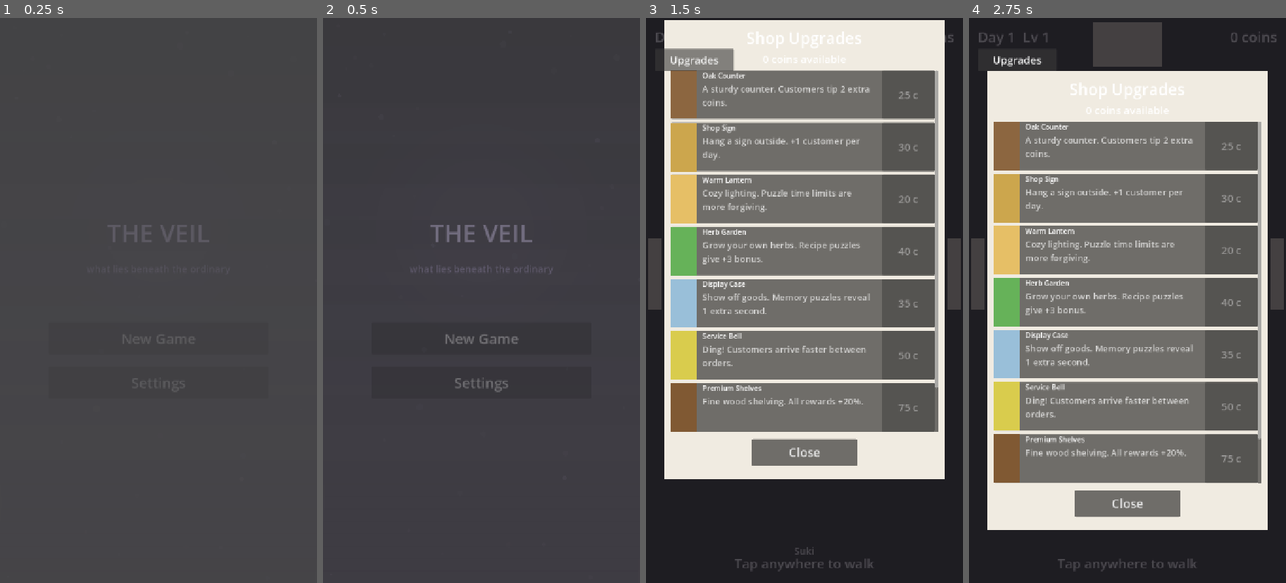
Above: before the commit, frames 1-4 (left to right).
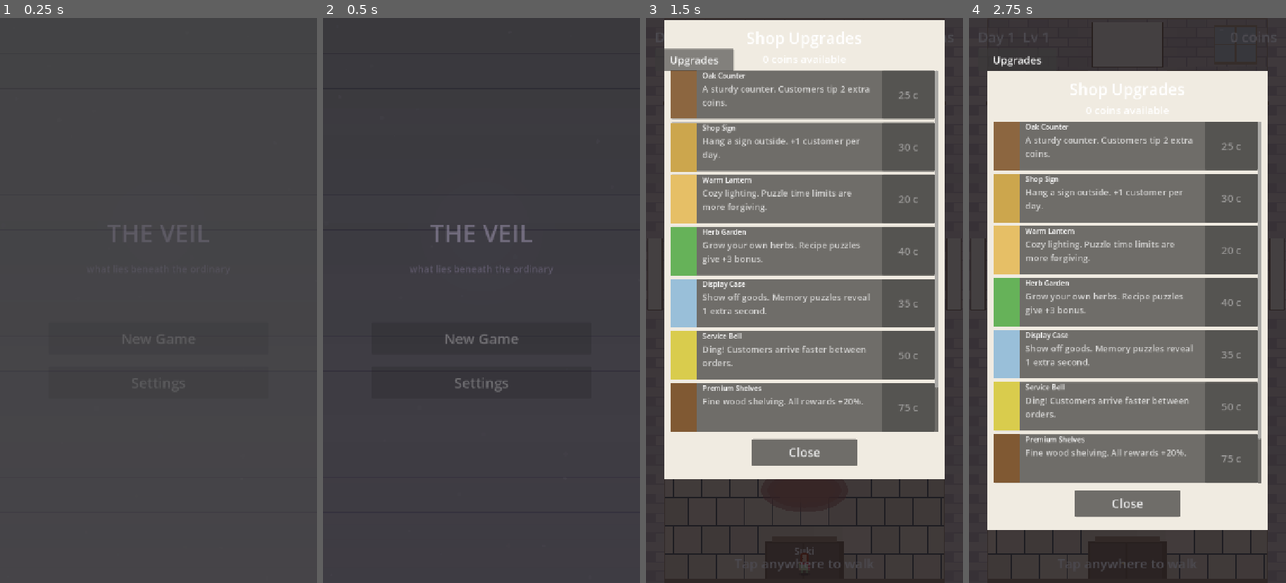
Above: after the commit, the same moments.

Repository: nkongecraig-max/theveil
Game: Godot game, scene res://scenes/main/main_menu.tscn
Two runs of this game, one before a commit and one after it. Both use one fixed random seed, a clock stepped at 60 frames per second and the inputs below.
Inputs:
- Up to frame 1 (0.25 s): no input
- Up to frame 2 (0.5 s): no input
- Up to frame 3 (1.5 s): click "New Game" at 0.5 s; click "Upgrades" at 1.25 s
- Up to frame 4 (2.75 s): click "Upgrades" at 2 s

The runs differ from the first frame. In frame 3, 23% of the frame differs, in the area x 0-100%, y 0-100%; in frame 4, 20%.
Error before the commit: Parse Error: Too few arguments for "draw_ellipse()" call. Expected at least 4 but received 2. (res://scripts/visual/draw_utils.gd:106)

Commit message:
Fix visual crash — draw_ellipse call errors, menu Control type
- draw_ellipse is custom static, not a CanvasItem builtin
- Menu background must extend Control (not Node2D) under Control tree

Co-Authored-By: Claude Opus 4.6 <noreply@anthropic.com>

Diff:
--- a/scripts/main/main_menu.gd
+++ b/scripts/main/main_menu.gd
@@ -11,9 +11,8 @@
 
 func _ready() -> void:
 	# Add atmospheric background
-	var bg_node = Node2D.new()
+	var bg_node = Control.new()
 	bg_node.name = "MenuBG"
-	bg_node.z_index = -10
 	bg_node.set_script(load("res://scripts/visual/menu_background.gd"))
 	add_child(bg_node)
 	move_child(bg_node, 0)
--- a/scripts/visual/draw_utils.gd
+++ b/scripts/visual/draw_utils.gd
@@ -103,7 +103,7 @@
 static func draw_character(canvas: CanvasItem, pos: Vector2, body_color: Color, hair_color: Color, size: float = 1.0) -> void:
 	var s = size
 	# Shadow
-	canvas.draw_ellipse(Rect2(pos.x - 14 * s, pos.y + 14 * s, 28 * s, 8 * s), Color(0, 0, 0, 0.15))
+	draw_ellipse(canvas, Rect2(pos.x - 14 * s, pos.y + 14 * s, 28 * s, 8 * s), Color(0, 0, 0, 0.15))
 	# Body
 	canvas.draw_rect(Rect2(pos.x - 10 * s, pos.y - 4 * s, 20 * s, 22 * s), body_color)
 	# Shirt detail
@@ -127,14 +127,14 @@
 	match item_id:
 		"bread":
 			# Loaf shape
-			canvas.draw_ellipse(Rect2(pos.x - 10 * s, pos.y - 6 * s, 20 * s, 12 * s), Color(0.82, 0.68, 0.38))
+			draw_ellipse(canvas, Rect2(pos.x - 10 * s, pos.y - 6 * s, 20 * s, 12 * s), Color(0.82, 0.68, 0.38))
 			canvas.draw_arc(pos, 8 * s, deg_to_rad(200), deg_to_rad(340), 6, Color(0.65, 0.5, 0.25), 1.5 * s)
 		"herbs":
 			# Leaf cluster
 			for i in 3:
 				var angle = deg_to_rad(-30 + i * 30)
 				var leaf_pos = pos + Vector2(cos(angle), sin(angle)) * 4 * s
-				canvas.draw_ellipse(Rect2(leaf_pos.x - 4 * s, leaf_pos.y - 7 * s, 8 * s, 14 * s), Color(0.35, 0.6, 0.3))
+				draw_ellipse(canvas, Rect2(leaf_pos.x - 4 * s, leaf_pos.y - 7 * s, 8 * s, 14 * s), Color(0.35, 0.6, 0.3))
 			canvas.draw_line(pos + Vector2(0, 4 * s), pos + Vector2(0, 10 * s), Color(0.3, 0.45, 0.2), 2 * s)
 		"tea":
 			# Cup
@@ -146,8 +146,8 @@
 			# Candle body
 			canvas.draw_rect(Rect2(pos.x - 4 * s, pos.y - 2 * s, 8 * s, 14 * s), Color(0.92, 0.88, 0.75))
 			# Flame
-			canvas.draw_ellipse(Rect2(pos.x - 3 * s, pos.y - 10 * s, 6 * s, 10 * s), Color(0.95, 0.75, 0.2))
-			canvas.draw_ellipse(Rect2(pos.x - 1.5 * s, pos.y - 8 * s, 3 * s, 6 * s), Color(0.95, 0.9, 0.5))
+			draw_ellipse(canvas, Rect2(pos.x - 3 * s, pos.y - 10 * s, 6 * s, 10 * s), Color(0.95, 0.75, 0.2))
+			draw_ellipse(canvas, Rect2(pos.x - 1.5 * s, pos.y - 8 * s, 3 * s, 6 * s), Color(0.95, 0.9, 0.5))
 		"soap":
 			# Bar shape
 			canvas.draw_rect(Rect2(pos.x - 7 * s, pos.y - 5 * s, 14 * s, 10 * s), Color(0.72, 0.58, 0.78))
@@ -159,7 +159,7 @@
 			canvas.draw_arc(pos + Vector2(0, 2 * s), 8 * s, deg_to_rad(0), deg_to_rad(180), 10, Color(0.7, 0.5, 0.35), 3 * s)
 			canvas.draw_line(pos + Vector2(-8 * s, 2 * s), pos + Vector2(8 * s, 2 * s), Color(0.7, 0.5, 0.35), 2 * s)
 			# Rim
-			canvas.draw_ellipse(Rect2(pos.x - 9 * s, pos.y - 2 * s, 18 * s, 6 * s), Color(0.75, 0.55, 0.38))
+			draw_ellipse(canvas, Rect2(pos.x - 9 * s, pos.y - 2 * s, 18 * s, 6 * s), Color(0.75, 0.55, 0.38))
 		_:
 			# Generic box
 			canvas.draw_rect(Rect2(pos.x - 8 * s, pos.y - 8 * s, 16 * s, 16 * s), Color(0.7, 0.65, 0.6))
--- a/scripts/visual/menu_background.gd
+++ b/scripts/visual/menu_background.gd
@@ -1,40 +1,39 @@
-extends Node2D
+extends Control
 
 ## MenuBackground - Atmospheric procedural background for the main menu.
-## Misty, mysterious, with floating particles suggesting "the veil."
+## Uses Control (not Node2D) since it's parented under a Control tree.
 
 var particles: Array[Dictionary] = []
 var time: float = 0.0
-var veil_offset: float = 0.0
 
 func _ready() -> void:
+	set_anchors_preset(Control.PRESET_FULL_RECT)
+	mouse_filter = Control.MOUSE_FILTER_IGNORE
 	var rng = RandomNumberGenerator.new()
 	rng.seed = 99
-	# Create floating particles
-	for i in 40:
+	for i in 30:
 		particles.append({
 			"x": rng.randf_range(0, 720),
 			"y": rng.randf_range(0, 1280),
-			"speed": rng.randf_range(5, 25),
-			"size": rng.randf_range(2, 8),
-			"alpha": rng.randf_range(0.05, 0.2),
-			"drift": rng.randf_range(-10, 10),
+			"speed": rng.randf_range(5, 20),
+			"size": rng.randf_range(2, 6),
+			"alpha": rng.randf_range(0.05, 0.15),
+			"drift": rng.randf_range(-8, 8),
 			"phase": rng.randf_range(0, TAU),
 		})
 
 func _process(delta: float) -> void:
 	time += delta
-	veil_offset += delta * 8.0
 	queue_redraw()
 
 func _draw() -> void:
-	# Deep background gradient
+	# Background gradient
 	var top_color = Color(0.08, 0.07, 0.12)
 	var mid_color = Color(0.12, 0.1, 0.18)
 	var bot_color = Color(0.15, 0.12, 0.2)
-	var band_h = 1280.0 / 20.0
-	for i in 20:
-		var t = float(i) / 20.0
+	var band_h = 1280.0 / 16.0
+	for i in 16:
+		var t = float(i) / 16.0
 		var c: Color
 		if t < 0.5:
 			c = top_color.lerp(mid_color, t * 2.0)
@@ -42,32 +41,32 @@
 			c = mid_color.lerp(bot_color, (t - 0.5) * 2.0)
 		draw_rect(Rect2(0, i * band_h, 720, band_h + 1), c)
 
-	# Veil layers (horizontal misty bands)
-	for i in 6:
-		var y = 200 + i * 150 + sin(time * 0.3 + i) * 30
+	# Misty veil bands
+	for i in 5:
+		var y = 200 + i * 180 + sin(time * 0.3 + i) * 25
 		var alpha = 0.03 + sin(time * 0.5 + i * 0.8) * 0.015
-		draw_rect(Rect2(-20, y, 760, 80), Color(0.6, 0.55, 0.7, alpha))
+		draw_rect(Rect2(0, y, 720, 60), Color(0.6, 0.55, 0.7, alpha))
 
 	# Floating particles
 	for p in particles:
-		var px = fmod(p["x"] + sin(time * 0.5 + p["phase"]) * p["drift"], 740.0)
-		var py = fmod(p["y"] - time * p["speed"], 1300.0)
-		if py < -10:
-			py += 1300.0
-		if px < -10:
-			px += 740.0
+		var px = fmod(p["x"] + sin(time * 0.5 + p["phase"]) * p["drift"], 720.0)
+		var py = fmod(p["y"] - time * p["speed"], 1280.0)
+		if py < 0:
+			py += 1280.0
+		if px < 0:
+			px += 720.0
 		var alpha = p["alpha"] * (0.7 + sin(time * 1.5 + p["phase"]) * 0.3)
 		draw_circle(Vector2(px, py), p["size"], Color(0.7, 0.65, 0.8, alpha))
 
-	# Central glow (where title sits)
-	for r in 5:
-		var radius = 120 + r * 40
-		var alpha = 0.025 - r * 0.004
-		draw_circle(Vector2(360, 480), radius, Color(0.5, 0.45, 0.65, alpha))
+	# Central soft glow
+	for r in 4:
+		var radius = 80.0 + r * 30.0
+		var alpha = 0.02 - r * 0.004
+		if alpha > 0:
+			draw_circle(Vector2(360, 480), radius, Color(0.5, 0.45, 0.65, alpha))
 
-	# Bottom veil curtain
-	for i in 10:
-		var y = 1000 + i * 28
-		var alpha = 0.02 + i * 0.008
-		var wave = sin(time * 0.4 + i * 0.5) * 15
-		draw_rect(Rect2(-10 + wave, y, 740, 30), Color(0.08, 0.06, 0.12, alpha))
+	# Bottom fade
+	for i in 8:
+		var y = 1020 + i * 32
+		var alpha = 0.02 + i * 0.006
+		draw_rect(Rect2(0, y, 720, 34), Color(0.08, 0.06, 0.12, alpha))
